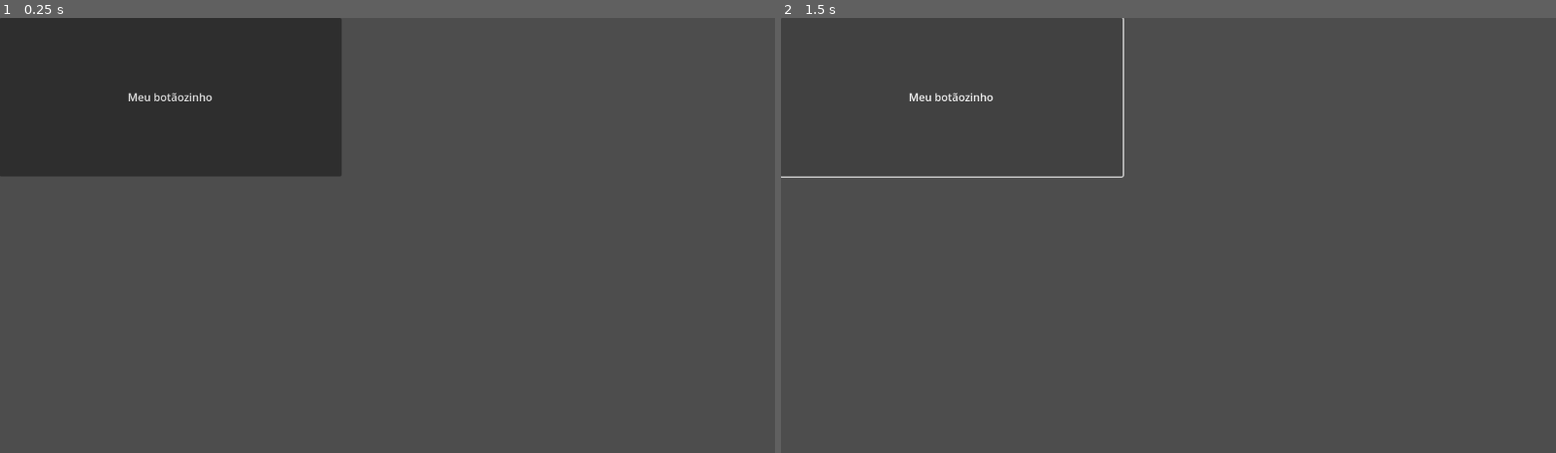
Above: before the commit, frames 1-2 (left to right).
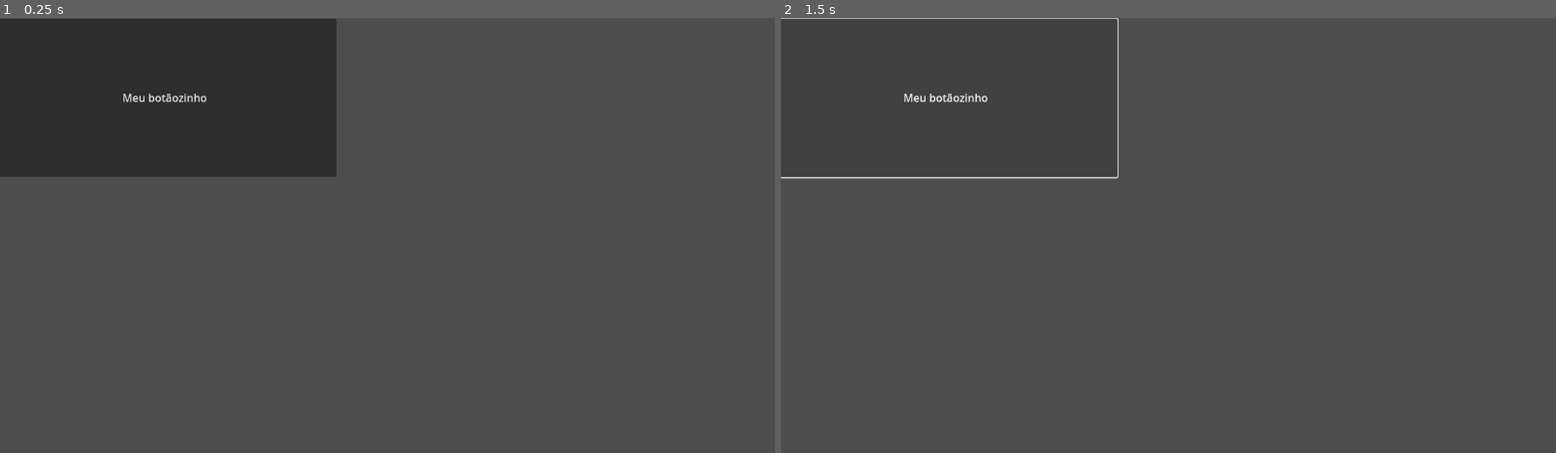
Above: after the commit, the same moments.

Repository: limakkjk/desenvolvimento-mobile
Game: Godot game, scene res://Atividade2/node_2d.tscn
Same seed, same stepped clock (60 frames per second), same inputs: the game is played once before the commit and once after it.
Inputs:
- Up to frame 1 (0.25 s): no input
- Up to frame 2 (1.5 s): click "Meu botãozinho" at 0.5 s; click "Meu botãozinho" at 1.25 s

The runs differ from the first frame. In frame 1, 0.4% of the frame differs, in the area x 15-45%, y 0-37%; in frame 2, 0.6%, in the area x 0-45%, y 0-37%.

Commit message:
Atividade

Diff:
--- /dev/null
+++ b/projeto-2025-mobile/Atividade 22/node_2d.gd
@@ -0,0 +1 @@
+extends Node2D
--- /dev/null
+++ b/projeto-2025-mobile/Atividade 22/node_2d.tscn
@@ -0,0 +1,85 @@
+[gd_scene load_steps=12 format=3 uid="uid://chjnkvdq3kuia"]
+
+[ext_resource type="Script" uid="uid://c3q70i0yce5b4" path="res://Atividade 22/node_2d.gd" id="1_4qqy0"]
+[ext_resource type="Texture2D" uid="uid://0xr2afnytwjv" path="res://Atividade 22/Run.png" id="1_o7oaa"]
+
+[sub_resource type="AtlasTexture" id="AtlasTexture_cdyvu"]
+atlas = ExtResource("1_o7oaa")
+region = Rect2(0, 0, 128, 128)
+
+[sub_resource type="AtlasTexture" id="AtlasTexture_rh54t"]
+atlas = ExtResource("1_o7oaa")
+region = Rect2(128, 0, 128, 128)
+
+[sub_resource type="AtlasTexture" id="AtlasTexture_g6lag"]
+atlas = ExtResource("1_o7oaa")
+region = Rect2(256, 0, 128, 128)
+
+[sub_resource type="AtlasTexture" id="AtlasTexture_ju0gr"]
+atlas = ExtResource("1_o7oaa")
+region = Rect2(384, 0, 128, 128)
+
+[sub_resource type="AtlasTexture" id="AtlasTexture_a2wl4"]
+atlas = ExtResource("1_o7oaa")
+region = Rect2(512, 0, 128, 128)
+
+[sub_resource type="AtlasTexture" id="AtlasTexture_hwsa2"]
+atlas = ExtResource("1_o7oaa")
+region = Rect2(640, 0, 128, 128)
+
+[sub_resource type="AtlasTexture" id="AtlasTexture_fcyn5"]
+atlas = ExtResource("1_o7oaa")
+region = Rect2(768, 0, 128, 128)
+
+[sub_resource type="AtlasTexture" id="AtlasTexture_rsup1"]
+atlas = ExtResource("1_o7oaa")
+region = Rect2(896, 0, 128, 128)
+
+[sub_resource type="SpriteFrames" id="SpriteFrames_7qpob"]
+animations = [{
+"frames": [{
+"duration": 1.0,
+"texture": SubResource("AtlasTexture_cdyvu")
+}, {
+"duration": 1.0,
+"texture": SubResource("AtlasTexture_rh54t")
+}, {
+"duration": 1.0,
+"texture": SubResource("AtlasTexture_g6lag")
+}, {
+"duration": 1.0,
+"texture": SubResource("AtlasTexture_ju0gr")
+}, {
+"duration": 1.0,
+"texture": SubResource("AtlasTexture_a2wl4")
+}, {
+"duration": 1.0,
+"texture": SubResource("AtlasTexture_hwsa2")
+}, {
+"duration": 1.0,
+"texture": SubResource("AtlasTexture_fcyn5")
+}, {
+"duration": 1.0,
+"texture": SubResource("AtlasTexture_rsup1")
+}],
+"loop": true,
+"name": &"new_animation",
+"speed": 5.0
+}]
+
+[node name="Node2D" type="Node2D"]
+script = ExtResource("1_4qqy0")
+
+[node name="AnimatedSprite2D" type="AnimatedSprite2D" parent="."]
+position = Vector2(385, 213)
+sprite_frames = SubResource("SpriteFrames_7qpob")
+animation = &"new_animation"
+frame = 3
+frame_progress = 0.99633
+
+[node name="BotaoAnimacao" type="Button" parent="."]
+offset_left = 63.0
+offset_top = 54.0
+offset_right = 277.0
+offset_bottom = 193.0
+text = "BotaoAnimacao"
--- a/projeto-2025-mobile/Atividade2/node_2d.tscn
+++ b/projeto-2025-mobile/Atividade2/node_2d.tscn
@@ -6,8 +6,10 @@
 position = Vector2(-1, 0)
 
 [node name="Button" type="Button" parent="."]
-offset_right = 509.0
-offset_bottom = 236.0
+offset_left = -8.0
+offset_top = 1.0
+offset_right = 501.0
+offset_bottom = 237.0
 text = "Meu botãozinho"
 script = ExtResource("1_wnsgk")
 
--- /dev/null
+++ b/projeto-2025-mobile/botao_animacao.gd
@@ -0,0 +1,25 @@
+@onready var sprite = $AnimatedSprite2D
+@onready var button = $Button
+
+var is_playing = false
+
+func _ready():
+	button.text = "Iniciar"
+	button.pressed.connect(_on_button_pressed)
+
+func _on_button_pressed():
+	_toggle_animation()
+
+func _process(_delta):
+	if Input.is_action_just_pressed("ui_accept"): # tecla espaço padrão
+		_toggle_animation()
+
+func _toggle_animation():
+	if is_playing:sprite.stop()
+	is_playing = false
+	button.text = "Iniciar"
+
+else:
+	sprite.play("run")
+	is_playing = true
+	button.text = "Parar"
Binary file added: projeto-2025-mobile/Atividade 22/Run.png
Not shown, added: projeto-2025-mobile/Atividade 22/Run.png.import
Not shown, added: projeto-2025-mobile/Atividade 22/node_2d.gd.uid
Not shown, added: projeto-2025-mobile/botao_animacao.gd.uid
